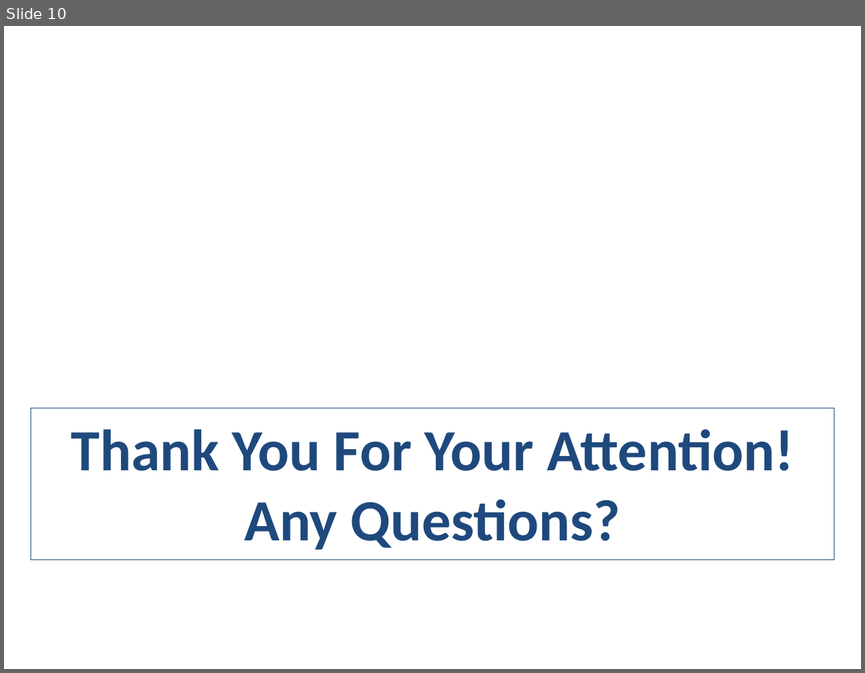
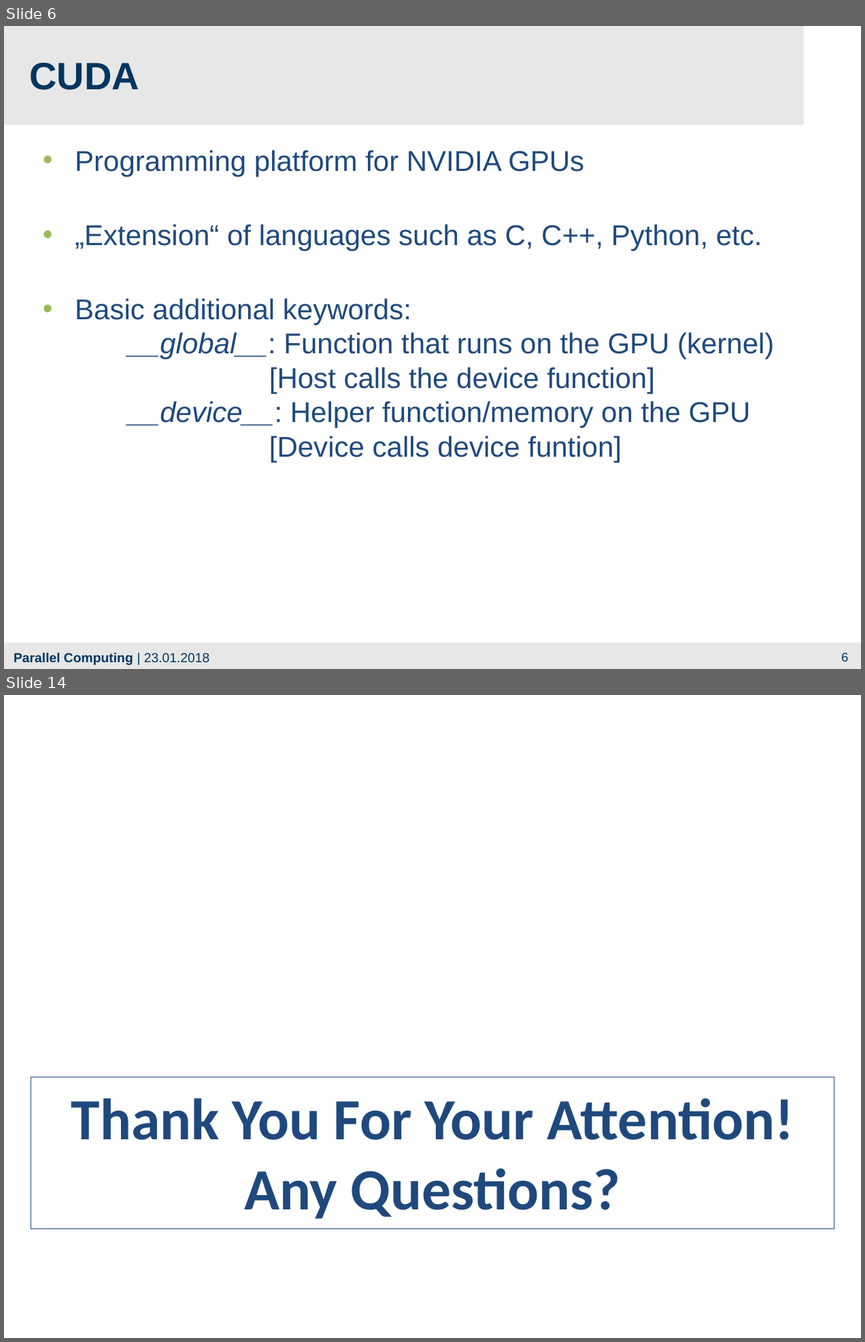
Before and after one commit to franneck94/CUDA-AES, a slide deck: Presentation.pptx. Shown one above the other, each under a label of ours: slide 10 before the commit, slides 6 and 14 after it; the slides between them are not shown. The pictures are 865x673 and 865x1342 pixels, drawn with LibreOffice and Linux fonts; fonts in the diff are those of the drawing; background and template pictures are left out. Boxes give left, top, right and bottom in pixels: in the first picture for what was removed or moved away, otherwise in the second. Text is boxed around its words. In the diff, an @@ line names an element or a change of style, - is before the commit and + after.

```diff
--- a/Presentation.pptx
+++ b/Presentation.pptx
@@ slide 6 added at [4,26,861,669], background #E7E7E7 @@
@@ rectangle added at [804,26,861,125], fill #FFFFFF @@
@@ text added at [29,63,139,90], 32 pt, text #003561, bold @@
+CUDA
@@ rectangle added at [4,125,861,642], fill #FFFFFF @@
@@ text added at [75,150,774,462], 24 pt, text #1F497D @@
+• Programming platform for NVIDIA GPUs
+• „Extension“ of languages such as C, C++, Python, etc.
+• Basic additional keywords:
+  __global__: Function that runs on the GPU (kernel)
+  [Host calls the device function]
+  __device__: Helper function/memory on the GPU
+  [Device calls device funtion]
@@ text added at [14,652,209,665], 11 pt, text #003560, bold @@
+Parallel Computing | 23.01.2018
@@ page number added at [841,652,848,661], 10.5 pt, text #003560 @@
+6
@@ what was slide 10 is now slide 14 @@
```
Also in this commit, not shown: 6 slides changed, 6 other slides added, 3 slides removed, 13 other files.
